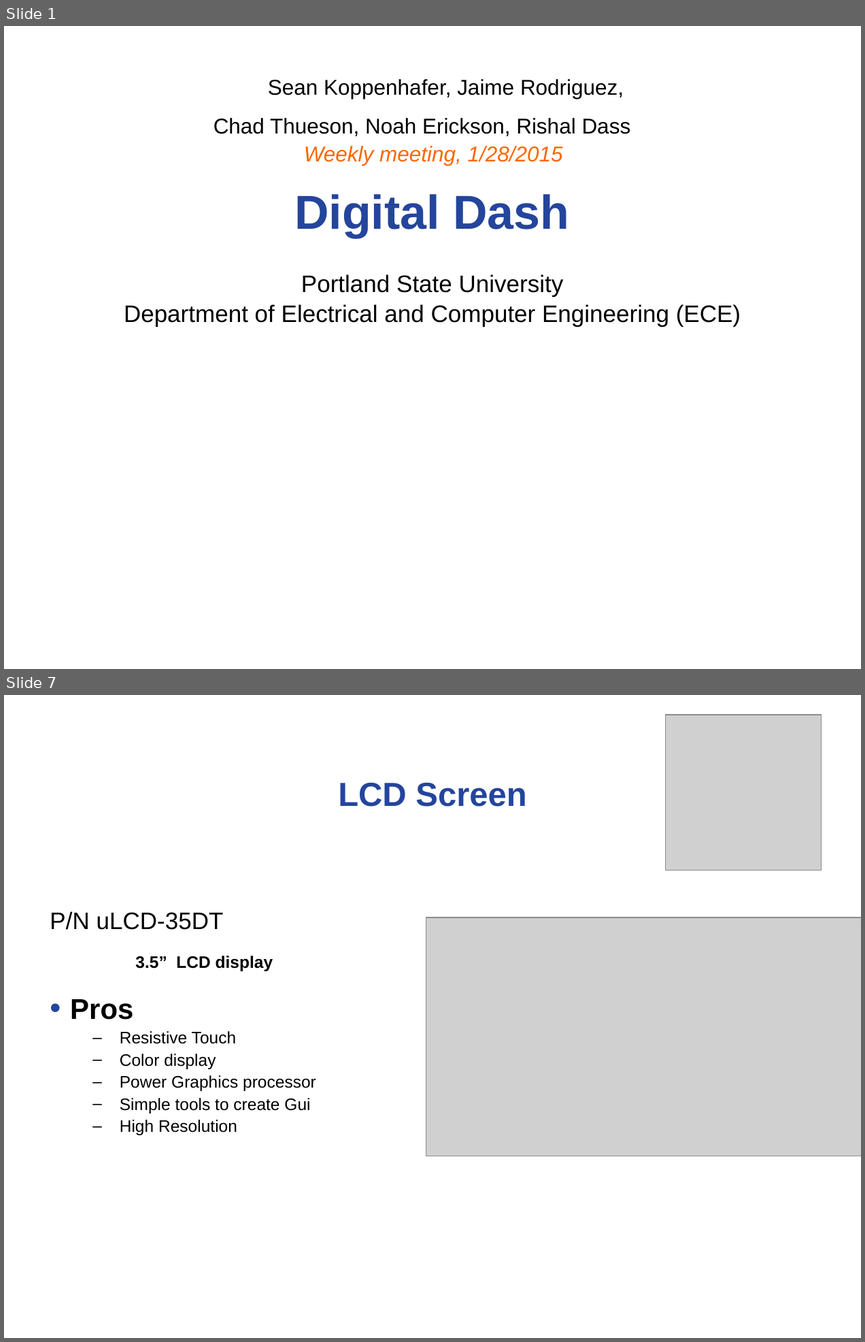
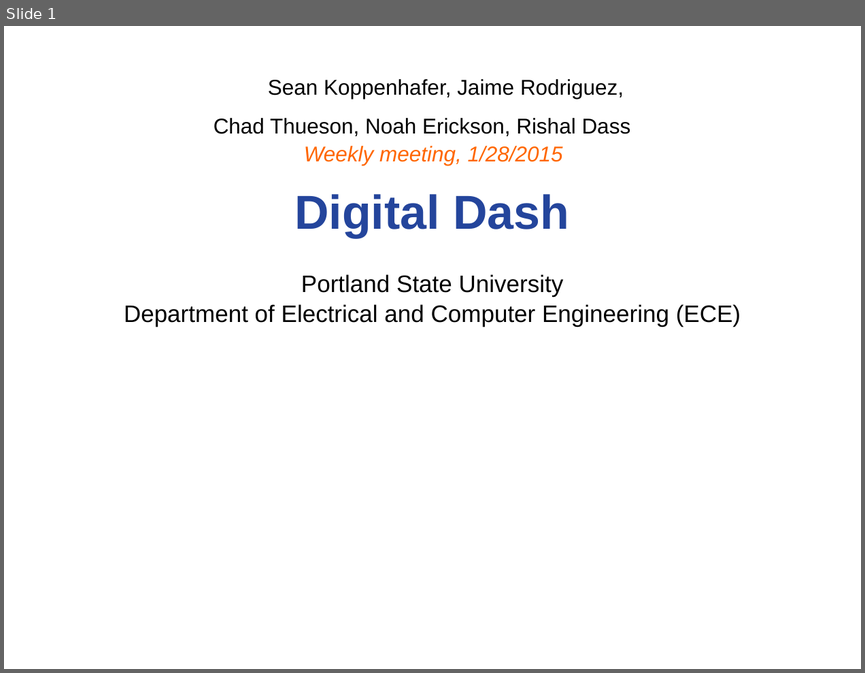
Before and after one commit to noahterickson/DigitalDash, a slide deck: Meetings/capstone_meeting_1-28-15.ppt. Shown one above the other, each under a label of ours: slides 1 and 7 before the commit, slide 1 after it; the slides between them are not shown. The pictures are 865x1342 and 865x673 pixels, drawn with LibreOffice and Linux fonts; fonts in the diff are those of the drawing; grey boxes stand for pictures; background and template pictures are left out. Boxes give left, top, right and bottom in pixels: in the first picture for what was removed or moved away, otherwise in the second. Text is boxed around its words. In the diff, an @@ line names an element or a change of style, - is before the commit and + after.

```diff
--- a/Meetings/capstone_meeting_1-28-15.ppt
+++ b/Meetings/capstone_meeting_1-28-15.ppt
@@ slide 7 removed at <box>4,695,861,1338</box>, background #FFFFFF @@
@@ picture removed at <box>666,715,821,870</box> @@
@@ title removed at <box>338,782,526,807</box> @@
-LCD Screen
@@ text removed at <box>50,911,316,1135</box> @@
-P/N uLCD-35DT
-3.5” LCD display
-• Pros
-  – Resistive Touch
-  – Color display
-  – Power Graphics processor
-  – Simple tools to create Gui
-  – High Resolution
@@ picture removed at <box>426,918,861,1156</box> @@
```
Also in this commit, not shown: 2 slides changed, 5 slides added, 7 other slides removed, 4 other files.
